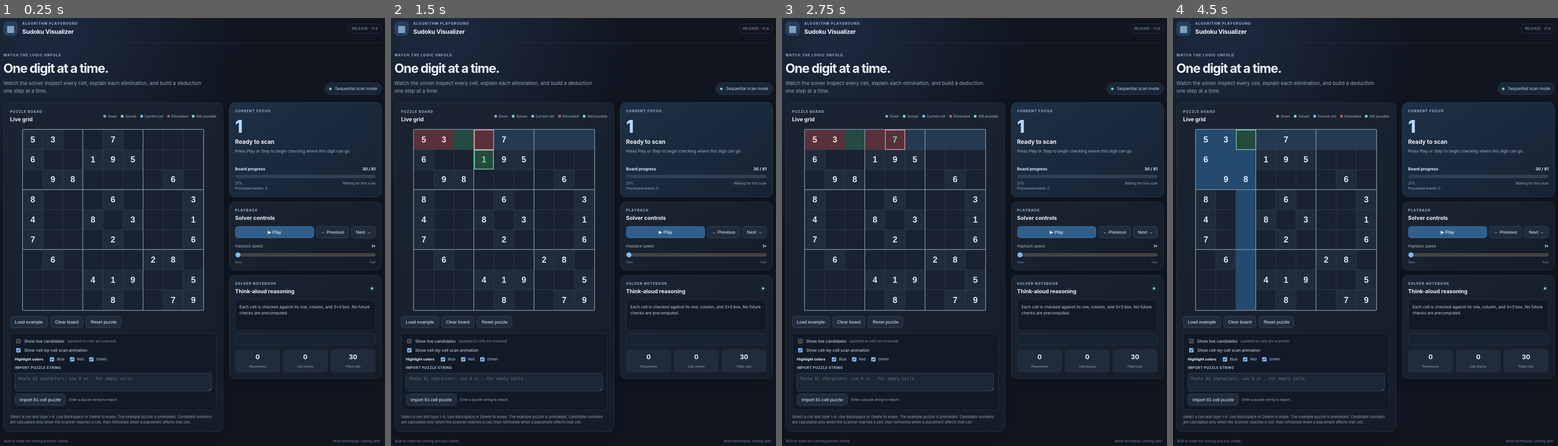
Above: before the commit, frames 1-4 (left to right).
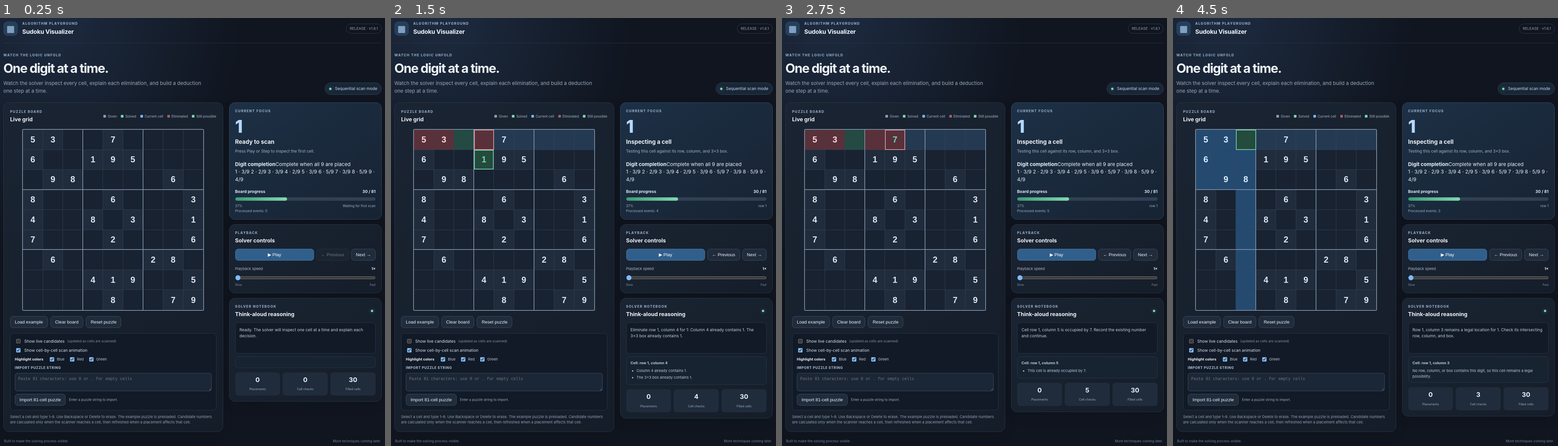
Above: after the commit, the same moments.

Repository: emac75camera/Sudoku-Visualizer
Game: browser game, page index.html
Two runs of this game, one before a commit and one after it. Both use one fixed random seed, a clock stepped at 60 frames per second and the inputs below.
Inputs:
- Up to frame 1 (0.25 s): no input
- Up to frame 2 (1.5 s): click "▶ Play" at 0.27 s; click "Next →" at 0.52 s; click "▶ Play" at 0.77 s; hold Right from 1.03 s (still down); tap Space at 1.1 s
- Up to frame 3 (2.75 s): release Right at 1.53 s; hold Left 1.58-2.15 s; tap Space at 1.6, 2.1, 2.6 s; hold Right from 2.2 s (still down)
- Up to frame 4 (4.5 s): release Right at 2.87 s; hold Left 2.92-3.35 s; tap Space at 3.1, 3.6, 4.1 s; click "▶ Play" at 3.27 s; hold Right 3.4-3.9 s; hold Left from 3.95 s (still down)

The runs differ from the first frame. In frame 1, 5.1% of the frame differs, in the area x 59-100%, y 1-90%; in frame 2, 5.9%; in frame 3, 5.9%; in frame 4, 6.0%, in the area x 59-100%, y 1-94%.
Error before the commit: TypeError: Cannot set properties of null (setting 'textContent')

Commit message:
Add digit completion tracker to v1.6.1

Diff:
--- a/index.html
+++ b/index.html
@@ -12,7 +12,7 @@
     <header class="topbar">
       <div class="brand-mark" aria-hidden="true">▦</div>
       <div><p class="eyebrow">ALGORITHM PLAYGROUND</p><h1>Sudoku Visualizer</h1></div>
-      <span class="version">RELEASE · v1.6</span>
+      <span class="version">RELEASE · v1.6.1</span>
     </header>
 
     <section class="intro">
@@ -53,6 +53,20 @@
           <div class="focus-number" id="focusNumber">1</div>
           <h3 id="focusTitle">Ready to scan</h3>
           <p id="focusDescription" class="muted">Press Play or Step to begin checking where this digit can go.</p>
+          <div class="digit-tracker" aria-label="Digit completion tracker">
+            <div class="digit-tracker-heading"><strong>Digit completion</strong><span>Complete when all 9 are placed</span></div>
+            <div class="digit-tracker-grid">
+              <span id="digitStatus1" class="digit-status" aria-label="Digit 1: 0 of 9 placed">1 · 0/9</span>
+              <span id="digitStatus2" class="digit-status" aria-label="Digit 2: 0 of 9 placed">2 · 0/9</span>
+              <span id="digitStatus3" class="digit-status" aria-label="Digit 3: 0 of 9 placed">3 · 0/9</span>
+              <span id="digitStatus4" class="digit-status" aria-label="Digit 4: 0 of 9 placed">4 · 0/9</span>
+              <span id="digitStatus5" class="digit-status" aria-label="Digit 5: 0 of 9 placed">5 · 0/9</span>
+              <span id="digitStatus6" class="digit-status" aria-label="Digit 6: 0 of 9 placed">6 · 0/9</span>
+              <span id="digitStatus7" class="digit-status" aria-label="Digit 7: 0 of 9 placed">7 · 0/9</span>
+              <span id="digitStatus8" class="digit-status" aria-label="Digit 8: 0 of 9 placed">8 · 0/9</span>
+              <span id="digitStatus9" class="digit-status" aria-label="Digit 9: 0 of 9 placed">9 · 0/9</span>
+            </div>
+          </div>
           <div class="progress-heading"><strong>Board progress</strong><strong id="progressText">30 / 81</strong></div>
           <div class="board-progress" role="progressbar" aria-label="Filled Sudoku cells" aria-valuemin="0" aria-valuemax="81" aria-valuenow="30"><div id="progressFill" class="board-progress-fill"></div></div>
           <div class="scan-meta"><span id="progressPercent">37%</span><span id="scanUnit">Waiting for first scan</span></div>
